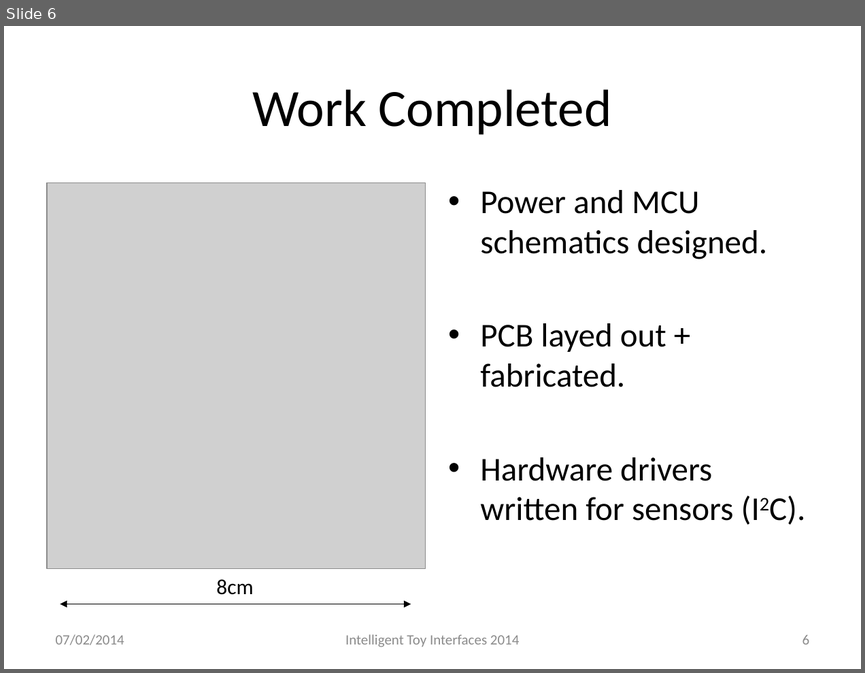
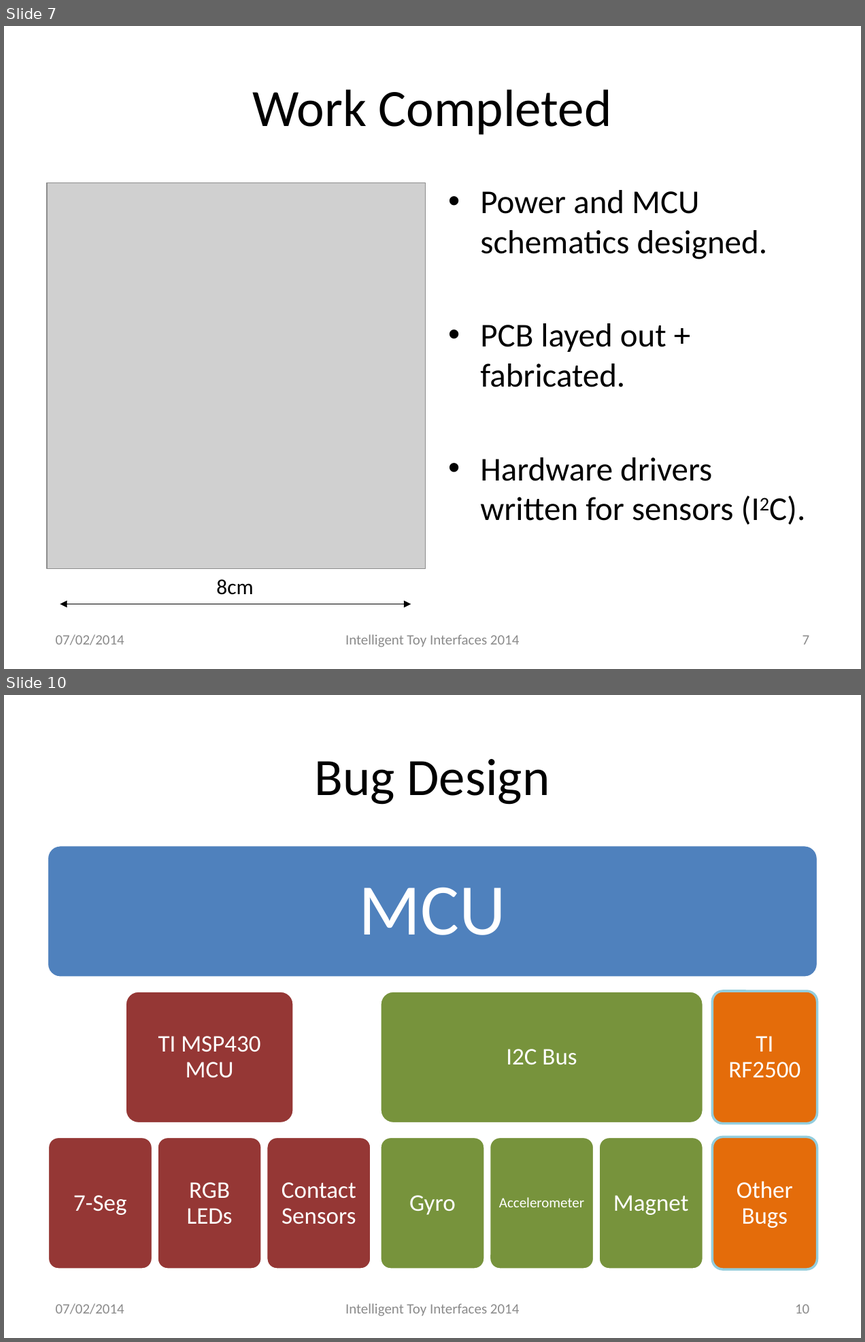
Before and after one commit to AlexJaeger/presfyp, a slide deck: Presentation.pptx. Shown one above the other, each under a label of ours: slide 6 before the commit, slides 7 and 10 after it; the slides between them are not shown. The pictures are 865x673 and 865x1342 pixels, drawn with LibreOffice and Linux fonts; fonts in the diff are those of the drawing; grey boxes stand for pictures; background and template pictures are left out. Boxes give left, top, right and bottom in pixels: in the first picture for what was removed or moved away, otherwise in the second. Text is boxed around its words. In the diff, an @@ line names an element or a change of style, - is before the commit and + after.

```diff
--- a/Presentation.pptx
+++ b/Presentation.pptx
@@ slide 10 added at (4, 695, 861, 1338), background #FFFFFF @@
@@ title added at (315, 759, 550, 804), 44 pt, text #000000 @@
+Bug Design
@@ group added at (47, 845, 817, 1268): 11 rounded rectangles, 11 texts @@
+MCU
+TI MSP430 MCU
+7-Seg
+RGB LEDs
+Contact Sensors
+I2C Bus
+Gyro
+Accelerometer
+Magnet
+TI RF2500
+Other Bugs
@@ text added at (56, 1303, 124, 1314), 12 pt, text #8C8C8C @@
+07/02/2014
@@ text added at (345, 1303, 519, 1316), 12 pt, text #8C8C8C @@
+Intelligent Toy Interfaces 2014
@@ page number added at (795, 1304, 809, 1313), 12 pt, text #8C8C8C @@
+10
@@ what was slide 6 is now slide 7 @@
@@ page number at (802, 635, 810, 644): text changed @@
-6
+7
```
Also in this commit, not shown: 2 slides changed, 1 other slide added, 1 other file.
